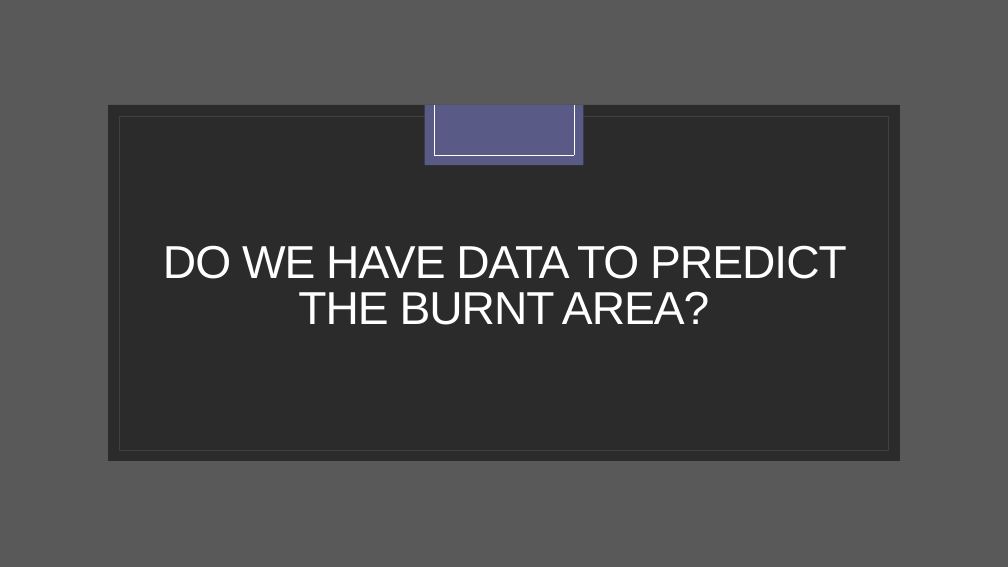
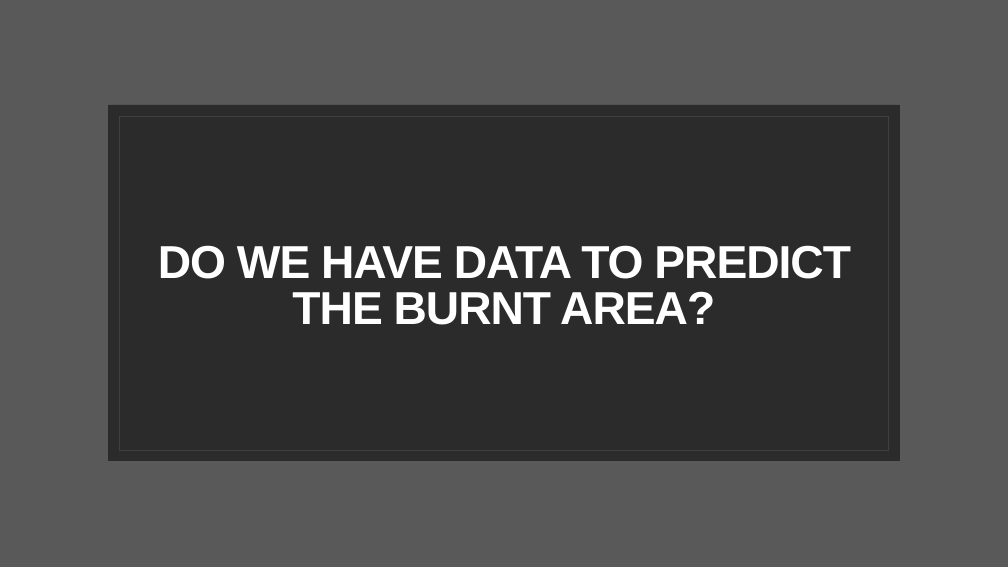
Before and after one commit to Simao-Lopes/Fire-Project, a slide deck: slide 10 of Presentation/The fires in Portugal.pptx (slide 7 before the commit). Drawn at 1008x567 pixels with LibreOffice and Linux fonts; fonts in the diff are those of the drawing; background and template pictures are left out; a plain dark background stands for a picture behind light text. Boxes give left, top, right and bottom in pixels: in the first picture for what was removed or moved away, otherwise in the second. Text is boxed around its words. In the diff, an @@ line names an element or a change of style, - is before the commit and + after.

```diff
--- a/Presentation/The fires in Portugal.pptx
+++ b/Presentation/The fires in Portugal.pptx
@@ rectangle removed at [425,105,584,166] @@
@@ line removed from (434, 105) to (434, 156) @@
@@ line removed from (574, 105) to (574, 156) @@
@@ line removed from (434, 156) to (574, 156) @@
@@ title "DO WE HAVE DATA TO ..." at [158,245,851,325]: bold on @@
```
Also in this commit, not shown: 7 other slides changed, 4 slides added, 1 slide removed, 10 other files.
